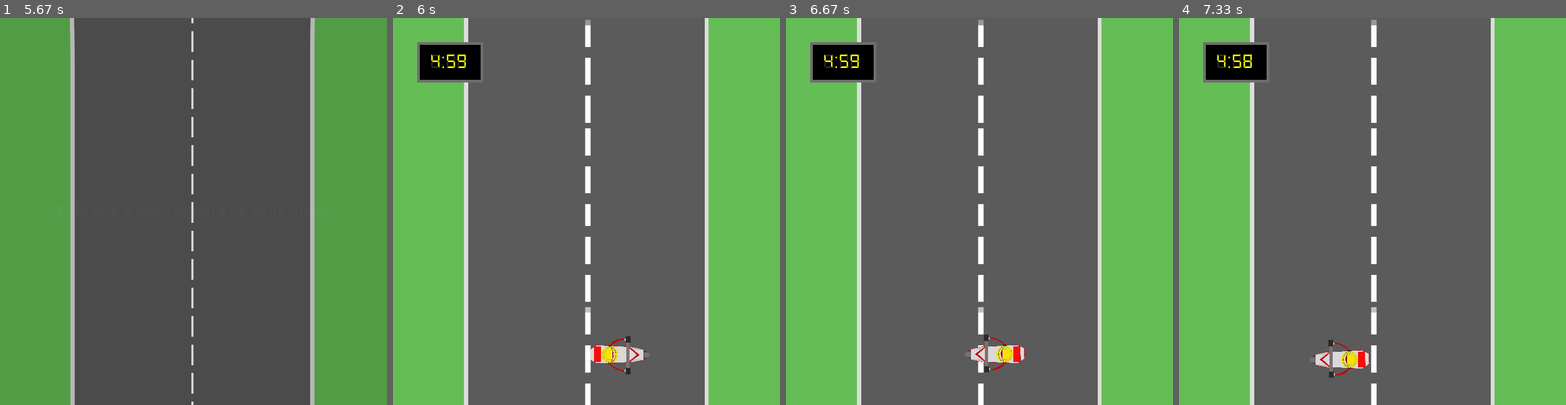
Above: before the commit, frames 1-4 (left to right).
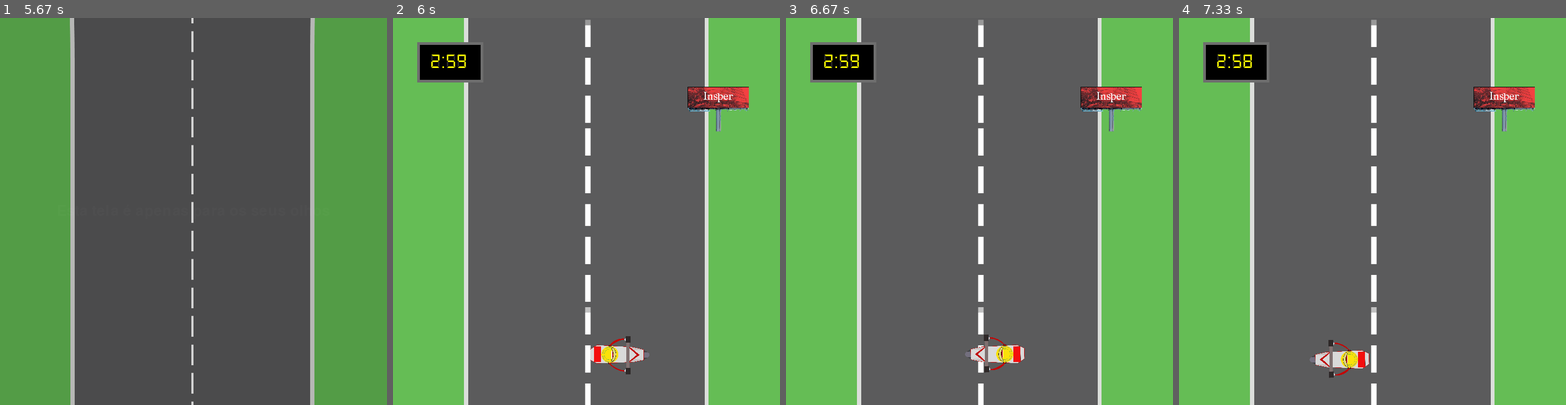
Above: after the commit, the same moments.

Repository: Danilo-C-Ramos/Pygame
Game: pygame game, started from Main.py
Same seed, same stepped clock (60 frames per second), same inputs: the game is played once before the commit and once after it.
Inputs:
- Up to frame 1 (5.67 s): hold D 0.33-0.8 s; hold W 0.83-1.13 s
- Up to frame 2 (6 s): hold D from 5.8 s (still down)
- Up to frame 3 (6.67 s): release D at 6.27 s; hold A from 6.3 s (still down)
- Up to frame 4 (7.33 s): release A at 6.83 s; hold S 6.87-7.17 s; hold A from 7.2 s (still down)

Frame 1 is identical in both runs. In frame 2, 1.1% of the frame differs, in the area x 9-92%, y 9-30%; in frame 3, 1.1%; in frame 4, 1.1%.

Commit message:
end_screen

Diff:
--- a/Main.py
+++ b/Main.py
@@ -58,6 +58,7 @@
 anterior = 'banana'
 certa = RETA
 decidiu = DIREITA
+modulo = OUTDOOR_INSPER
 
 pygame.mixer.music.play(loops = -1)
 # ======== Loop Principal ========
@@ -232,10 +233,10 @@
 
     if acertos == total_acertos:
         state = FIM_V
-        end_screen()
+        end_screen(assets, state)
     elif erros == max_erros:
         state = FIM_D
-        end_screen()
+        end_screen(assets, state)
 
 
     paredes.draw(window)
@@ -284,7 +285,8 @@
             decisao=False
     '''
 
-
+    if state in retas:
+        window.blit(assets[modulo],(CANTO_SUPERIOR))
     infos.draw(window)
     all_sprites.draw(window)
 
--- a/assets.py
+++ b/assets.py
@@ -341,11 +341,17 @@
     screen.blit(digitos, (X_TIMER,Y_TIMER))
     return
 
-def end_screen(assets, state):
+def end_screen(screen, assets, state):
 
     if state == FIM_V:
         background = assets[ULTIMA_TELA]
         nome = assets[INIT_FONT].render('VOCÊS VENCERAM!', True, RED)
+
+        screen.blit(background, (0,0))
+
     if state == FIM_D:
           background = assets[ULTIMA_TELA]
           nome = assets[INIT_FONT].render('VOCÊS PERDERAM!', True, RED)
+
+    state = FIM
+    return state
--- a/config.py
+++ b/config.py
@@ -16,14 +16,14 @@
 WIDTH = 720
 HEIGHT = 720
 FPS = 60
-END_TIME = 300
+END_TIME = 180
 X_TIMER = 60
 Y_TIMER = 60
-CANTO_SUPERIOR = (WIDTH-125, 0)
+CANTO_SUPERIOR = (WIDTH-200, 70)
 CANTO_INFERIOR_E = (125, HEIGHT-80)
 CANTO_INFERIOR_D = (WIDTH-120, HEIGHT-125)
-CANTO_SUPERIOR_E = (0, 0)
-MEIO = (WIDTH/2, HEIGHT/2)
+CANTO_SUPERIOR_E = (80, 300)
+MEIO = (WIDTH-120, 120)
 
 POSICOES = [CANTO_INFERIOR_E, CANTO_INFERIOR_D, CANTO_SUPERIOR, MEIO, CANTO_SUPERIOR_E]
 
